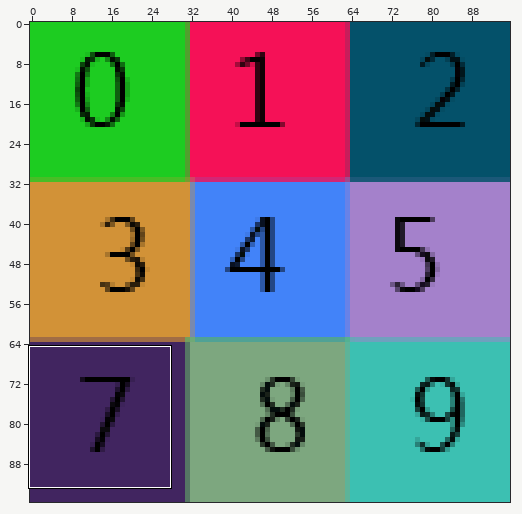
Two states of a sprite sheet, ourfirstgame-desktop/assets/test.png. Above, an overview of the earlier version with the close-up marked.
Close-up. First the earlier version:
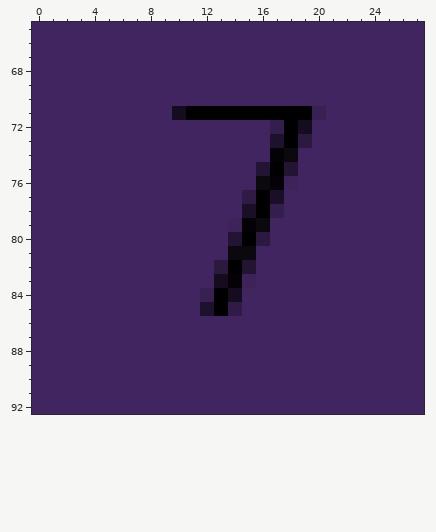
The file is 96x96 pixels. Colours within 5 levels of each other are drawn and written as one. Shown: x 0..27, y 65..92. The commit also changed other parts of the picture, which this record leaves out.
The result:
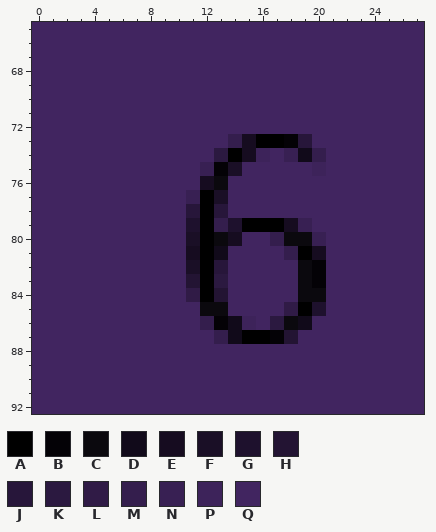
Palette (. is transparent): A #000000  B #040206  C #0b090e  D #110a1a  E #160c20  F #1a0f26  G #1e112d  H #231433  J #27163a  K #2b1940  L #301b46  M #341e4d  N #382053  P #3d235a  Q #412560
Edits made:
{"y":71,"x":10,"old":"EAAAAAAAAAN","new":"QQQQQQQQQQQ"}
{"y":72,"x":17,"old":"MAE","new":"QQQ"}
{"y":73,"x":14,"old":"QQQGAK","new":"MEAABJ"}
{"y":74,"x":13,"old":"QQQQBCQQ","new":"KAEPQNDM"}
{"y":75,"x":12,"old":"QQQ","new":"NBF"}
{"y":75,"x":16,"old":"HAH","new":"QQQ"}
{"y":75,"x":20,"old":"Q","new":"P"}
{"y":76,"x":12,"old":"QQ","new":"EC"}
{"y":76,"x":16,"old":"CBP","new":"QQQ"}
{"y":77,"x":11,"old":"QQQ","new":"NAF"}
{"y":77,"x":15,"old":"LAF","new":"QQQ"}
{"y":78,"x":11,"old":"QQQ","new":"JAJ"}
{"y":78,"x":15,"old":"FAM","new":"QQQ"}
{"y":79,"x":11,"old":"QQQPBCQQQ","new":"GAMGAAAEN"}
{"y":80,"x":11,"old":"QQQHAKQQQQ","new":"FACEQQMCCN"}
{"y":81,"x":11,"old":"QQQCC","new":"EADQQ"}
{"y":81,"x":18,"old":"QQQ","new":"MAE"}
{"y":82,"x":11,"old":"QQKAH","new":"FAJQQ"}
{"y":82,"x":19,"old":"QQ","new":"CB"}
{"y":83,"x":11,"old":"QQEBP","new":"HAKQQ"}
{"y":83,"x":19,"old":"QQ","new":"CB"}
{"y":84,"x":11,"old":"QNAE","new":"LAHQ"}
{"y":84,"x":19,"old":"QQ","new":"CC"}
{"y":85,"x":12,"old":"GAL","new":"CCQ"}
{"y":85,"x":18,"old":"QQQ","new":"LAG"}
{"y":86,"x":12,"old":"QQQQ","new":"MBDP"}
{"y":86,"x":17,"old":"QQQ","new":"KCD"}
{"y":87,"x":13,"old":"QQQQQQ","new":"MDAABH"}
{"label":"changed","picture_box":[172,106,326,344]}
